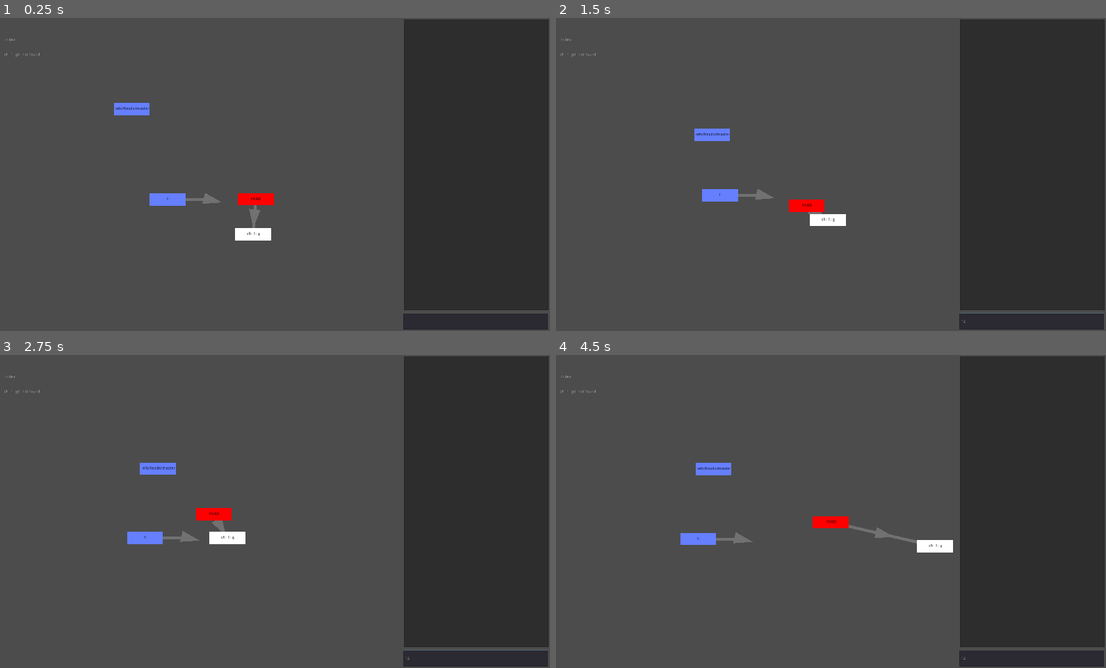
Above: before the commit, frames 1-4 (two rows, left to right).
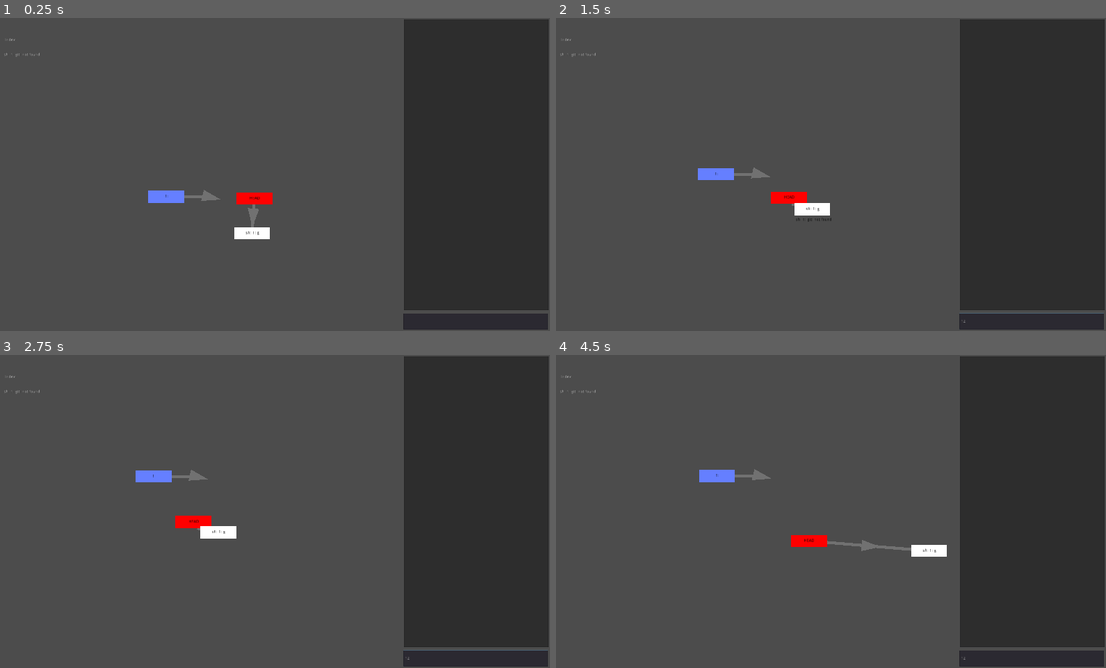
Above: after the commit, the same moments.

Repository: git-learning-game/oh-my-git
Game: Godot game, scene res://main.tscn
The game is run twice, just before and just after one commit, with the same random seed, the same clock (stepped at 60 frames per second) and the same inputs.
Inputs (mouse positions are in pixels of both pictures, inside the frame that each line leads up to):
- Up to frame 1 (0.25 s): no input
- Up to frame 2 (1.5 s): click (1029, 321) at 0.52 s; type "12" at 0.6 s; move the mouse to (814, 212) at 1.27 s; hold Right (right) from 1.28 s (still down); click (814, 212) at 1.35 s
- Up to frame 3 (2.75 s): move the mouse to (159, 470) at 2.02 s; release Right (right) at 2.03 s; hold Down (down) from 2.03 s (still down); click (159, 470) at 2.1 s
- Up to frame 4 (4.5 s): move the mouse to (699, 536) at 2.77 s; release Down (down) at 2.78 s; hold Right (right) 2.78-3.53 s; click (699, 536) at 2.85 s; move the mouse to (776, 536) at 3.52 s; hold Up (up) 3.53-4.28 s; click (776, 536) at 3.6 s; move the mouse to (996, 558) at 4.27 s; hold Left (left) from 4.28 s (still down); click (996, 558) at 4.35 s

The runs differ from the first frame. In frame 1, 0.7% of the frame differs, in the area x 20-50%, y 27-72%; in frame 2, 1.7%; in frame 3, 1.6%; in frame 4, 1.8%, in the area x 22-73%, y 34-65%.
Error in both runs: Invalid get index 'sh:' (on base: 'Dictionary'). (res://node.gd:16)

Commit message:
Run commands in the terminal using /bin/sh
And some hacks that set the EDITOR and the PATH.

Diff:
--- a/main.gd
+++ b/main.gd
@@ -105,13 +105,16 @@
 	var a = args.split(" ")
 	#print ("Running: ", a)
 	a.insert(0, "-C")
-	a.insert(1, "/home/seb/tmp/godotgit")
+	a.insert(1, "/tmp/githydragit")
 	OS.execute("git", a, true, output, true)
 	var o = output[0]
+
 	if splitlines:
 		o = o.split("\n")
+		# Remove last empty line.
 		o.remove(len(o)-1)
 	else:
+		# Remove trailing newline.
 		o = o.substr(0,len(o)-1)
 	return o
 
@@ -123,14 +126,6 @@
 		n.content = ""
 		n.position = Vector2(rand_range(0, viewport_size.x), rand_range(0, viewport_size.y))
 		objects["HEAD"] = n
-		add_child(n)
-
-		n = node.instance()
-		n.id = "refs/heads/master"
-		n.type = "ref"
-		n.content = ""
-		n.position = Vector2(rand_range(0, viewport_size.x), rand_range(0, viewport_size.y))
-		objects[n.id] = n
 		add_child(n)
 	var n = objects["HEAD"]
 	n.children = {symref_target("HEAD"): ""}
--- a/terminal.gd
+++ b/terminal.gd
@@ -1,17 +1,22 @@
 extends Node2D
 
-func _ready():
-	pass
+func send_command(command):
+	var cwd = run("pwd")
 
+	var output = []
 
+	var hacky_command = command
+	hacky_command = "cd /tmp/githydragit;"+hacky_command
+	hacky_command = "export EDITOR=fake-editor;"+hacky_command
+	hacky_command = "export PATH=\"$PATH\":"+cwd+"/scripts;"+hacky_command
+	OS.execute("/bin/sh", ["-c",  hacky_command], true, output, true)
 
-func send_command(new_text):
-	var parts = new_text.split(" ")
-	var cmd = parts[0]
-	var args = parts
-	args.remove(0)
+	$Input.text = ""
+	$Output.text = $Output.text + "$ " + command + "\n" + output[0]
+	$Output.scroll_vertical = 999999
+
+func run(command):
 	var output = []
-	OS.execute(cmd, args, true, output, true)
-	$Input.text = ""
-	$Output.text = $Output.text + "$ " + new_text + "\n" + output[0]
-	$Output.scroll_vertical = 999999
+	OS.execute(command, [], true, output, true)
+	# Remove trailing newline.
+	return output[0].substr(0,len(output[0])-1)
Not shown, added: scripts/fake-editor
